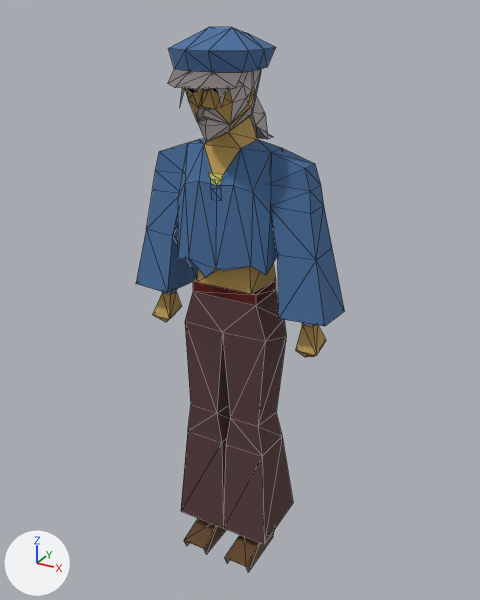
Before and after pictures for a commit that changed the glTF model public/models/fishing-trawler.gltf.
Rendered twice from a camera (50 mm lens) standing at (111.0, -197.0, 205.0) and looking at (-1.0, 7.0, 103.0). Lighting does not change. The marker at lower left points along +X, +Y and +Z. The older version comes first. Mesh edges are drawn as thin lines. Vertices at exactly the same position are counted once.
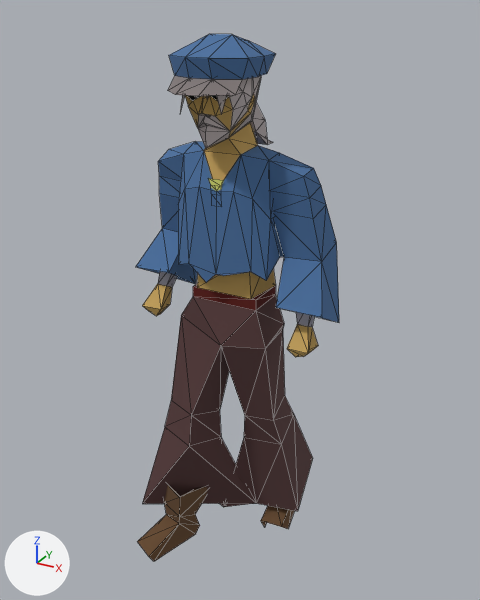
The newer file adds a shape key; the second version is drawn at full value of the shape key 'target_0' of 'Mesh_0', and the change is written as the vertex moves it makes.

Pixel boxes [x1, y1, x2, y2] of what changed, in the pictures (480 x 600 px; the box of a moved part takes in the faces that stretch with it):
'Mesh_0', reshaped: before [136, 27, 344, 572]; after [136, 34, 339, 561]
part 1 of me_mesh_0, moved or reshaped: before [208, 172, 224, 185]; after [208, 178, 224, 191]
part 2 of me_mesh_0, rebuilt (52% wider, 14% shorter): before [181, 263, 293, 544]; after [142, 269, 313, 511]
part 3 of me_mesh_0, added (brown): after [261, 506, 294, 529]
part 4 of me_mesh_0, added (brown): after [137, 485, 207, 561]
part 5 of me_mesh_0, deleted (brown): before [225, 529, 275, 572]
part 6 of me_mesh_0, moved or reshaped: before [136, 27, 344, 357]; after [136, 34, 339, 357]
part 7 of me_mesh_0, deleted (brown): before [184, 518, 227, 555]

Patch to the scene script:
```diff
--- a/public/models/fishing-trawler.gltf.py
+++ b/public/models/fishing-trawler.gltf.py
@@ me_mesh_0 @@
 # used by ob_mesh_0; location = (0.0, 0.0, 0.0)
-me_mesh_0.from_pydata(...)  # 314 vertices, 544 faces; spans x -39.0..39.0, y -28.0..26.0, z -6.0..200.0
+me_mesh_0.from_pydata(...)  # 315 vertices, 544 faces; spans x -39.0..39.0, y -31.0..39.0, z -7.0..198.0
+# me_mesh_0 part 1: the loose piece of 8 vertices spanning x -3.0..3.0, y -12.0, z 147.0..156.0 is moved by (0.0, 0.0, -2.0)
+# me_mesh_0 part 2: the loose piece of 44 vertices spanning x -20.0..20.0, y -12.0..16.0, z 8.0..129.0 is rebuilt with 44 vertices and now spans x -35.0..24.0, y -19.0..39.0, z 5.0..127.0
+# me_mesh_0 part 3: a new loose piece of 22 vertices spanning x 2.0..20.0, y 6.0..34.0, z -4.0..26.0, in mat_material_0 (picture img_image_0)
+# me_mesh_0 part 4: a new loose piece of 22 vertices spanning x -33.0..-9.0, y -31.0..3.0, z -7.0..24.0, in mat_material_0 (picture img_image_0)
+# me_mesh_0 part 5: the loose piece of 22 vertices spanning x 2.0..16.0, y -18.0..10.0, z -6.0..22.0 is deleted
+# me_mesh_0 part 6: 210 vertices removed from x -39.0..39.0, y -28.0..26.0, z 91.0..200.0; 211 vertices added at x -39.0..39.0, y -28.0..26.0, z 94.0..198.0
+# me_mesh_0 part 7: 22 vertices removed from x -16.0..-2.0, y -18.0..10.0, z -6.0..22.0
 me_mesh_0.materials.append(mat_material_0)
```
